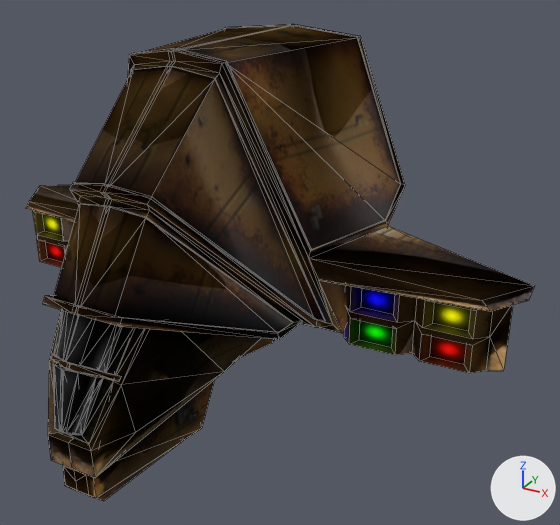
The Blender file Koala/koala.blend, before and after one commit.
Both versions are drawn from a camera (50 mm lens) standing at (12.48, -18.85, 8.61) and looking at (1.84, 0.49, -1.06). The axes (+X, +Y, +Z) are drawn at lower right. The lights are the same throughout. Mesh edges are drawn as thin lines.

Names of what the first picture shows: 'base_glow'.
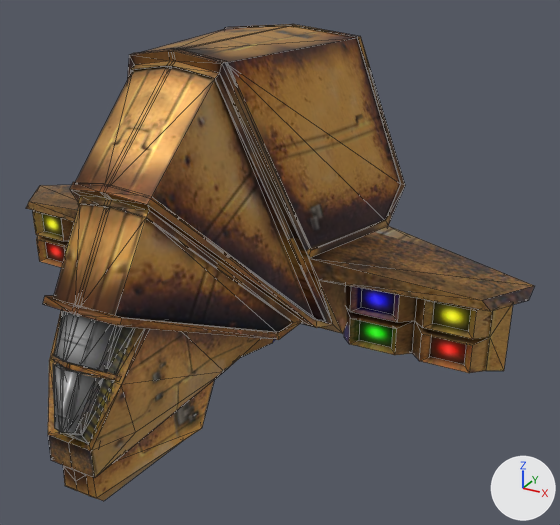
Pixel boxes (x1, y1, x2, y2) of what changed, in the pictures (560 x 525 px):
'base_glow', surface changed, shading changed
    both: (26, 24, 534, 501)

Patch to the scene script:
```diff
--- a/Koala/koala.blend.py
+++ b/Koala/koala.blend.py
@@ mat_base_glow @@
 n5 = _N.new('ShaderNodeBsdfPrincipled'); n5.name = 'Principled BSDF'
 n5.distribution = 'GGX'
-n5.inputs[1].default_value = 0.2  # 'Metallic'
+n5.inputs[1].default_value = 0.7  # 'Metallic'
 n5.inputs[28].default_value = 1.0  # 'Emission Strength'
@@ me_base @@
 me_base.from_pydata(...)  # 423 vertices, 488 faces; spans x -0.02..9.27, y -5.56..5.56, z -7.45..7.45
 # used by ob_base_glow; location = (0.0, 0.0, 0.0); rotation_euler = (1.571, 0.0, 0.0), in degrees (90, 0, 0)
+# me_base part 1: edges marked sharp go from 0 to 386
```
